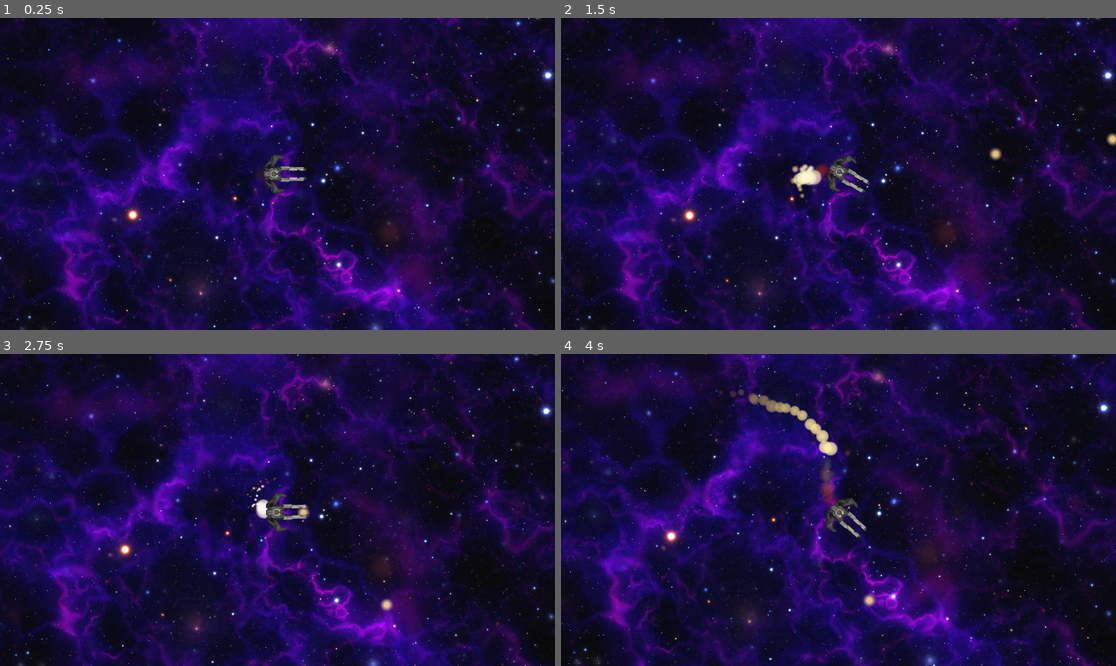
Above: before the commit, frames 1-4 (two rows, left to right).
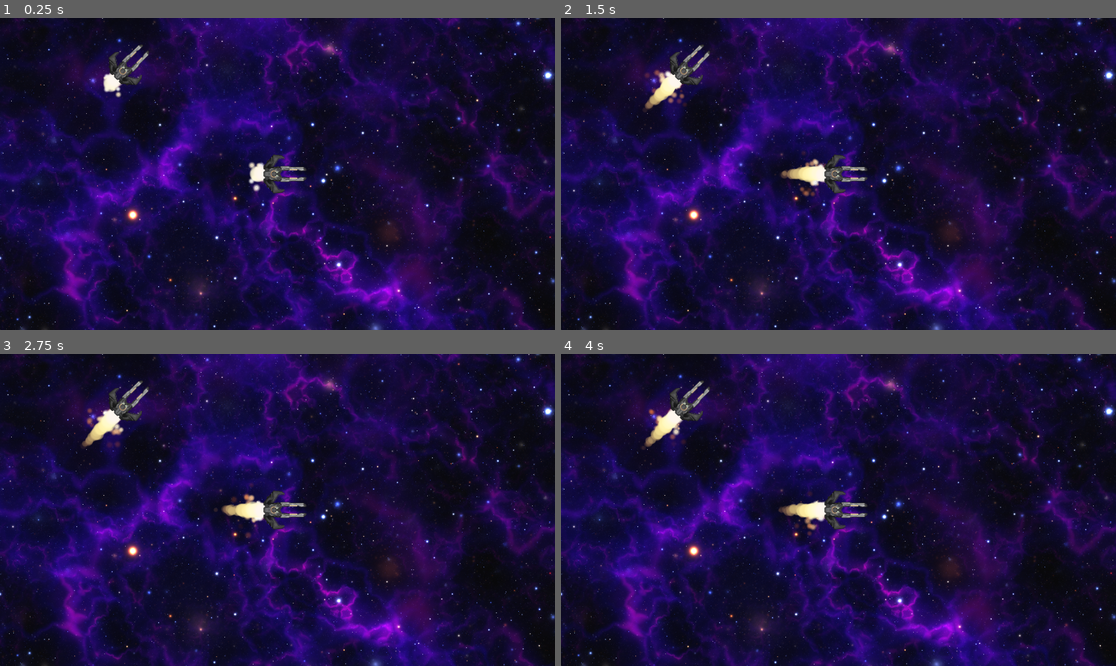
Above: after the commit, the same moments.

Repository: igorSzymczak/AF2-Client
Game: Godot game, scene res://main.tscn
Two runs of this game, one before a commit and one after it. Both use one fixed random seed, a clock stepped at 60 frames per second and the inputs below.
Inputs (mouse positions are in pixels of both pictures, inside the frame that each line leads up to):
- Up to frame 1 (0.25 s): no input
- Up to frame 2 (1.5 s): move the mouse to (960, 158) at 0.52 s; press the mouse at (960, 158) at 0.53 s; hold W (Accelerate) 0.53-1.28 s; move the mouse to (727, 189) at 1.27 s; release the mouse at (727, 189) at 1.28 s; tap S (Decelerate) at 1.35 s
- Up to frame 3 (2.75 s): click (166, 525) at 1.55 s; move the mouse to (333, 441) at 2.02 s; press the mouse at (333, 441) at 2.03 s; hold W (Accelerate) from 2.03 s (still down)
- Up to frame 4 (4 s): move the mouse to (810, 572) at 2.77 s; release the mouse at (810, 572) at 2.78 s; click (810, 572) at 2.85 s; move the mouse to (1005, 556) at 3.52 s; release W (Accelerate) at 3.53 s; hold S (Decelerate) from 3.53 s (still down); click (1005, 556) at 3.8 s

The runs differ from the first frame. In frame 1, 0.8% of the frame differs, in the area x 18-48%, y 8-56%; in frame 2, 7.3%; in frame 3, 13%; in frame 4, 36%, in the area x 0-100%, y 0-100%.
Error after the commit: Parse Error: Class "Player" hides a global script class. (res://ships/player.gd:2)

Commit message:
implement weapon component, healthcomponent emits death signal

Diff:
--- a/Components/HealthComponent.gd
+++ b/Components/HealthComponent.gd
@@ -1,10 +1,15 @@
 extends Node2D
+class_name HealthComponent
 
-@export var MAX_HEALTH := 25
+@export var MAX_HEALTH := 100
 var health : int
 
-func _ready():
+signal health_depleted()
+
+func _ready() -> void:
 	health = MAX_HEALTH
 
-func damage():
-	pass
+func damage(hit: int) -> void:
+	health -= hit
+	if(health <= 0):
+		emit_signal("health_depleted")
--- /dev/null
+++ b/Components/HealthComponent.tscn
@@ -0,0 +1,6 @@
+[gd_scene load_steps=2 format=3 uid="uid://bpun3plji8rds"]
+
+[ext_resource type="Script" path="res://components/HealthComponent.gd" id="1_uhdvj"]
+
+[node name="HealthComponent" type="Node2D"]
+script = ExtResource("1_uhdvj")
--- a/Components/health_component.tscn
+++ /dev/null
@@ -1,6 +0,0 @@
-[gd_scene load_steps=2 format=3 uid="uid://bpun3plji8rds"]
-
-[ext_resource type="Script" path="res://Components/HealthComponent.gd" id="1_15e00"]
-
-[node name="HealthComponent" type="Node2D"]
-script = ExtResource("1_15e00")
--- /dev/null
+++ b/Ships/enemy.gd
@@ -0,0 +1,28 @@
+extends CharacterBody2D
+
+@export var engine : Thruster
+@export var healthComponent : HealthComponent
+
+func _ready() -> void:
+	engine.init()
+	healthComponent.connect("health_depleted", handle_death)
+
+func _physics_process(delta: float) -> void:
+	pass
+
+func handleThrust() -> void:
+	if !velocity.is_equal_approx(Vector2.ZERO):
+		engine.runningState(true)
+		engine.activeState(true)
+	else:
+		if velocity.length() <= 75.0:
+			engine.activeState(false)
+		engine.runningState(false)
+		engine.idleState()
+		engine.startState(false)
+
+func handle_hit():
+	healthComponent.damage(20)
+
+func handle_death():
+		queue_free()
--- /dev/null
+++ b/Ships/enemy.tscn
@@ -0,0 +1,38 @@
+[gd_scene load_steps=6 format=3 uid="uid://7mnl8wn3hw2e"]
+
+[ext_resource type="Script" path="res://ships/enemy.gd" id="1_3u4y5"]
+[ext_resource type="PackedScene" uid="uid://mignawcuevan" path="res://ships/engine.tscn" id="3_hf2r0"]
+[ext_resource type="Texture2D" uid="uid://kpp12e5gu50h" path="res://assets/shiptemp.png" id="4_12av8"]
+[ext_resource type="PackedScene" uid="uid://bpun3plji8rds" path="res://components/HealthComponent.tscn" id="4_b1r8b"]
+
+[sub_resource type="CapsuleShape2D" id="CapsuleShape2D_jy6lv"]
+radius = 12.0
+height = 74.0
+
+[node name="Enemy" type="CharacterBody2D" node_paths=PackedStringArray("engine", "healthComponent")]
+slide_on_ceiling = false
+script = ExtResource("1_3u4y5")
+engine = NodePath("Engine")
+healthComponent = NodePath("HealthComponent")
+
+[node name="Camera2D" type="Camera2D" parent="."]
+process_callback = 0
+position_smoothing_enabled = true
+position_smoothing_speed = 10.0
+
+[node name="Engine" parent="." instance=ExtResource("3_hf2r0")]
+position = Vector2(-28, 0)
+
+[node name="Ship" type="Sprite2D" parent="."]
+position = Vector2(16, -2.50111e-12)
+rotation = 1.57079
+scale = Vector2(0.2, 0.2)
+texture = ExtResource("4_12av8")
+
+[node name="HealthComponent" parent="." instance=ExtResource("4_b1r8b")]
+MAX_HEALTH = 1000
+
+[node name="HitBox" type="CollisionShape2D" parent="."]
+position = Vector2(13, 0)
+rotation = -1.57079
+shape = SubResource("CapsuleShape2D_jy6lv")
--- a/Ships/engine.gd
+++ b/Ships/engine.gd
@@ -3,12 +3,8 @@
 
 @onready var idle = $Idle
 @onready var light = $Light
-@onready var spark = $Spark
 @onready var speeding = $Speeding
 @onready var accelerate = $Accelerate
-
-func startState(b : bool):
-	spark.emitting = b
 
 func activeState(b : bool):
 	light.emitting = b
@@ -19,7 +15,6 @@
 func init():
 	idle.emitting = true
 	light.emitting = false
-	spark.emitting = false
 	speeding.emitting = false
 	accelerate.emitting = false
 
--- a/Ships/engine.tscn
+++ b/Ships/engine.tscn
@@ -1,9 +1,9 @@
 [gd_scene load_steps=28 format=3 uid="uid://mignawcuevan"]
 
-[ext_resource type="Texture2D" uid="uid://csoo1j28sqnm0" path="res://Ships/Assets/Thrust Particle 1.png" id="1_7x0bo"]
-[ext_resource type="Script" path="res://Ships/engine.gd" id="1_rdbml"]
-[ext_resource type="Texture2D" uid="uid://b4bxrt25qdkca" path="res://Ships/Assets/Thrust Particle 2.png" id="2_j1qfo"]
-[ext_resource type="Texture2D" uid="uid://cifrqdsox61kg" path="res://Ships/Assets/Thrust Particle 3.png" id="2_n7ren"]
+[ext_resource type="Texture2D" uid="uid://csoo1j28sqnm0" path="res://assets/Thrust Particle 1.png" id="1_7x0bo"]
+[ext_resource type="Script" path="res://ships/engine.gd" id="1_rdbml"]
+[ext_resource type="Texture2D" uid="uid://b4bxrt25qdkca" path="res://assets/Thrust Particle 2.png" id="2_j1qfo"]
+[ext_resource type="Texture2D" uid="uid://cifrqdsox61kg" path="res://assets/Thrust Particle 3.png" id="2_n7ren"]
 
 [sub_resource type="Curve" id="Curve_sthmy"]
 _data = [Vector2(0, 0), 0.0, 2.06467, 0, 1, Vector2(0.150538, 0.310811), 2.06467, 0.384009, 1, 0, Vector2(1, 0), -1.07396, 0.0, 0, 0]
--- a/Ships/player.gd
+++ b/Ships/player.gd
@@ -1,25 +1,23 @@
 extends CharacterBody2D
+class_name Player
 
 const TURN_SPEED := 3.0
 const DECELERATION_SPEED := 400.0
 const MAX_SPEED := 500.0
 const DRAG_COEF := 100.0
 
-var speed := 225.0
+var speed := 500.0
 var direction := Vector2.ZERO
-
-@onready var bullet_spawn: Marker2D = $BulletSpawn
-@onready var bullet_direction: Marker2D = $BulletDirection
-
-@export var engine : Thruster
-@export var bullet_scene : PackedScene
-@onready var cooldown: Timer = $Cooldown
 
 signal player_fired_weapon(bullet: Bullet, position: Vector2, direction: Vector2)
 
+@export var engine : Thruster
+@export var weapon: Weapon
+@export var health: HealthComponent
 
 func _ready() -> void:
 	engine.init()
+	weapon.connect("weapon_fired", shoot)
 
 func _physics_process(delta: float) -> void:
 	# Rotate the player towards the mouse at a set turn speed
@@ -27,7 +25,7 @@
 	rotation = rotate_toward(rotation, atan2(pos_diff.y, pos_diff.x), TURN_SPEED * delta)
 
 	if Input.is_action_pressed("Shoot"):
-		shoot()
+		weapon.shoot()
 
 	# Handle input. If nothing is pressed the player will slowly lose speed due to the drag coefficient
 	direction = Vector2(cos(rotation), sin(rotation))
@@ -44,29 +42,15 @@
 	move_and_slide()
 
 
-func shoot() -> void:
-	if cooldown.is_stopped():
-		var bullet = bullet_scene.instantiate()
-		var d = -(bullet_spawn.global_position-bullet_direction.global_position).normalized()
-		emit_signal("player_fired_weapon", bullet, bullet_spawn.global_position, d)
-		cooldown.start()
-
+func shoot(bullet: Bullet, position: Vector2, direction: Vector2) -> void:
+	emit_signal("player_fired_weapon", bullet, position, direction)
 
 func handleThrust() -> void:
 	if Input.is_action_pressed("Accelerate"):
-		if velocity.length() > 75.0:
-			engine.runningState(true)
-			engine.activeState(true)
-			engine.startState(false)
-			speed = 500
-		else:
-			engine.runningState(false)
-			engine.startState(true)
-			engine.activeState(false)
-			speed = 225
+		engine.runningState(true)
+		engine.activeState(true)
 	else:
 		if velocity.length() <= 75.0:
 			engine.activeState(false)
 		engine.runningState(false)
 		engine.idleState()
-		engine.startState(false)
--- a/Ships/player.tscn
+++ b/Ships/player.tscn
@@ -1,17 +1,21 @@
-[gd_scene load_steps=6 format=3 uid="uid://biw3togj1rlk7"]
+[gd_scene load_steps=8 format=3 uid="uid://biw3togj1rlk7"]
 
-[ext_resource type="Script" path="res://Ships/player.gd" id="1_1s26i"]
-[ext_resource type="Texture2D" uid="uid://kpp12e5gu50h" path="res://Ships/Assets/shiptemp.png" id="1_kf84x"]
+[ext_resource type="Script" path="res://ships/player.gd" id="1_1s26i"]
+[ext_resource type="Texture2D" uid="uid://kpp12e5gu50h" path="res://assets/shiptemp.png" id="1_kf84x"]
 [ext_resource type="PackedScene" uid="uid://b4nd1xkp87gpe" path="res://bullet.tscn" id="2_c5m65"]
-[ext_resource type="PackedScene" uid="uid://mignawcuevan" path="res://Ships/engine.tscn" id="3_sq35h"]
+[ext_resource type="PackedScene" uid="uid://mignawcuevan" path="res://ships/engine.tscn" id="3_sq35h"]
+[ext_resource type="PackedScene" uid="uid://bpun3plji8rds" path="res://components/HealthComponent.tscn" id="5_83r50"]
+[ext_resource type="PackedScene" uid="uid://dlpghmyrrlb3h" path="res://weapon.tscn" id="6_eh4j6"]
 
-[sub_resource type="CircleShape2D" id="CircleShape2D_5t75r"]
-radius = 22.0
+[sub_resource type="CapsuleShape2D" id="CapsuleShape2D_p8t61"]
+radius = 12.0
+height = 74.0
 
-[node name="Player" type="CharacterBody2D" node_paths=PackedStringArray("engine")]
+[node name="Player" type="CharacterBody2D" node_paths=PackedStringArray("engine", "weapon", "health")]
 script = ExtResource("1_1s26i")
 engine = NodePath("Engine")
-bullet_scene = ExtResource("2_c5m65")
+weapon = NodePath("Weapon")
+health = NodePath("HealthComponent")
 
 [node name="Camera2D" type="Camera2D" parent="."]
 process_callback = 0
@@ -28,15 +32,11 @@
 texture = ExtResource("1_kf84x")
 
 [node name="HitBox" type="CollisionShape2D" parent="."]
-position = Vector2(-5, 0)
-shape = SubResource("CircleShape2D_5t75r")
+position = Vector2(13, 0)
+rotation = -1.57079
+shape = SubResource("CapsuleShape2D_p8t61")
 
-[node name="BulletSpawn" type="Marker2D" parent="."]
-position = Vector2(13, 0)
+[node name="HealthComponent" parent="." instance=ExtResource("5_83r50")]
 
-[node name="BulletDirection" type="Marker2D" parent="."]
-position = Vector2(53, 0)
-
-[node name="Cooldown" type="Timer" parent="."]
-wait_time = 0.2
-one_shot = true
+[node name="Weapon" parent="." instance=ExtResource("6_eh4j6")]
+bullet_scene = ExtResource("2_c5m65")
--- a/bullet.gd
+++ b/bullet.gd
@@ -12,6 +12,13 @@
 func set_direction(dir: Vector2) -> void:
 	self.direction = dir
 
-
 func _on_lifetime_timeout() -> void:
 	queue_free()
+
+func _on_body_entered(body: Node2D) -> void:
+	if body.name == "Player":
+		return
+
+	if body.has_method("handle_hit"):
+		body.handle_hit()
+	queue_free()
--- a/bullet.tscn
+++ b/bullet.tscn
@@ -1,11 +1,13 @@
 [gd_scene load_steps=4 format=3 uid="uid://b4nd1xkp87gpe"]
 
-[ext_resource type="Texture2D" uid="uid://cifrqdsox61kg" path="res://Ships/Assets/Thrust Particle 3.png" id="1_4e5lp"]
 [ext_resource type="Script" path="res://bullet.gd" id="1_b65ex"]
+[ext_resource type="Texture2D" uid="uid://cifrqdsox61kg" path="res://assets/Thrust Particle 3.png" id="2_72hvf"]
 
 [sub_resource type="CircleShape2D" id="CircleShape2D_tnqgw"]
 
 [node name="Bullet" type="Area2D"]
+top_level = true
+visibility_layer = 2
 script = ExtResource("1_b65ex")
 
 [node name="HitBox" type="CollisionShape2D" parent="."]
@@ -15,4 +17,6 @@
 modulate = Color(1, 0.85098, 0.745098, 1)
 self_modulate = Color(1, 1, 0.74902, 1)
 position = Vector2(0, -2)
-texture = ExtResource("1_4e5lp")
+texture = ExtResource("2_72hvf")
+
+[connection signal="body_entered" from="." to="." method="_on_body_entered"]
--- a/main.gd
+++ b/main.gd
@@ -1,7 +1,7 @@
 extends Node2D
 
 @onready var bullet_manager: Node2D = $BulletManager
-@onready var player: CharacterBody2D = $Player
+@onready var player: Player = $Player
 
 func _ready() -> void:
 	player.connect("player_fired_weapon", bullet_manager.handle_bullet_spawned)
--- a/main.tscn
+++ b/main.tscn
@@ -1,10 +1,11 @@
-[gd_scene load_steps=8 format=3 uid="uid://dl641yn1w35sn"]
+[gd_scene load_steps=9 format=3 uid="uid://dl641yn1w35sn"]
 
-[ext_resource type="PackedScene" uid="uid://biw3togj1rlk7" path="res://Ships/player.tscn" id="1_fw8kr"]
-[ext_resource type="Shader" path="res://Starfield/parallax_test.gdshader" id="1_rooer"]
+[ext_resource type="PackedScene" uid="uid://biw3togj1rlk7" path="res://ships/player.tscn" id="1_fw8kr"]
+[ext_resource type="Shader" path="res://starfield/parallax_test.gdshader" id="1_rooer"]
 [ext_resource type="Script" path="res://main.gd" id="1_xcpwa"]
-[ext_resource type="Script" path="res://Starfield/Background.gd" id="3_ubkci"]
-[ext_resource type="Script" path="res://BulletManager.gd" id="4_3l1hc"]
+[ext_resource type="Script" path="res://starfield/Background.gd" id="3_ubkci"]
+[ext_resource type="Script" path="res://bullet_manager.gd" id="4_3l1hc"]
+[ext_resource type="PackedScene" uid="uid://7mnl8wn3hw2e" path="res://ships/enemy.tscn" id="6_qasxn"]
 
 [sub_resource type="ShaderMaterial" id="ShaderMaterial_beigd"]
 shader = ExtResource("1_rooer")
@@ -28,3 +29,7 @@
 
 [node name="Player" parent="." instance=ExtResource("1_fw8kr")]
 slide_on_ceiling = false
+
+[node name="Enemy" parent="." instance=ExtResource("6_qasxn")]
+position = Vector2(-316, -219)
+rotation = -0.789089
--- /dev/null
+++ b/weapon.gd
@@ -0,0 +1,17 @@
+extends Node2D
+class_name Weapon
+
+@export var bullet_scene : PackedScene
+
+@onready var cooldown: Timer = $Cooldown
+@onready var bullet_spawn: Marker2D = $BulletSpawn
+@onready var bullet_direction: Marker2D = $BulletDirection
+
+signal weapon_fired(bullet: Bullet, position: Vector2, direction: Vector2)
+
+func shoot():
+	if cooldown.is_stopped():
+		var bullet = bullet_scene.instantiate()
+		var direction = -(bullet_spawn.global_position-bullet_direction.global_position).normalized()
+		emit_signal("weapon_fired", bullet, bullet_spawn.global_position, direction)
+		cooldown.start()
--- /dev/null
+++ b/weapon.tscn
@@ -0,0 +1,16 @@
+[gd_scene load_steps=2 format=3 uid="uid://dlpghmyrrlb3h"]
+
+[ext_resource type="Script" path="res://weapon.gd" id="1_5qb8r"]
+
+[node name="Weapon" type="Node2D"]
+script = ExtResource("1_5qb8r")
+
+[node name="BulletSpawn" type="Marker2D" parent="."]
+position = Vector2(13, 0)
+
+[node name="BulletDirection" type="Marker2D" parent="."]
+position = Vector2(53, 0)
+
+[node name="Cooldown" type="Timer" parent="."]
+wait_time = 0.01
+one_shot = true
Renamed: Ships/Assets/Thrust Particle 1.png -> assets/Thrust Particle 1.png
Not shown, changed: assets/Thrust Particle 1.png.import
Renamed: Ships/Assets/Thrust Particle 2.png -> assets/Thrust Particle 2.png
Not shown, changed: assets/Thrust Particle 2.png.import
Renamed: Ships/Assets/Thrust Particle 3.png -> assets/Thrust Particle 3.png
Not shown, changed: assets/Thrust Particle 3.png.import
Renamed: Ships/Assets/shiptemp.png -> assets/shiptemp.png
Not shown, changed: assets/shiptemp.png.import
Renamed: BulletManager.gd -> bullet_manager.gd
Not shown, added: ene1898.tmp
Not shown, added: eneC939.tmp
